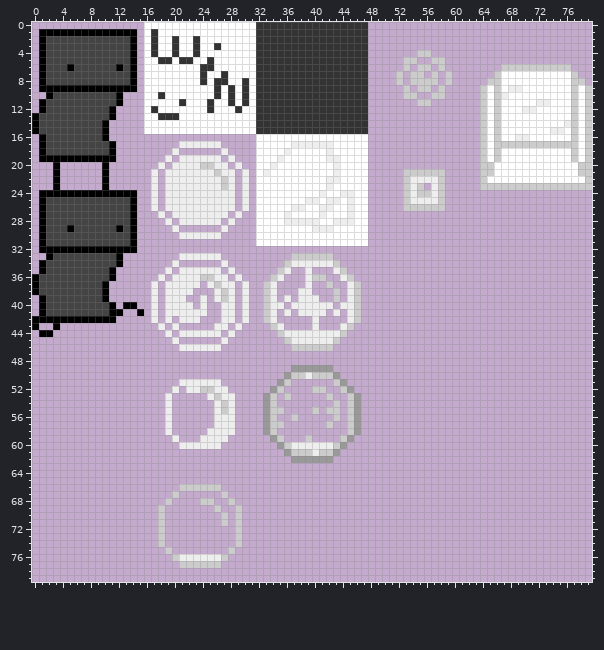
Edited in one commit: sprite sheet (bin/spritesheet.png). Above, as it was before the edit.
The file is 80x80 pixels.
Once edited:
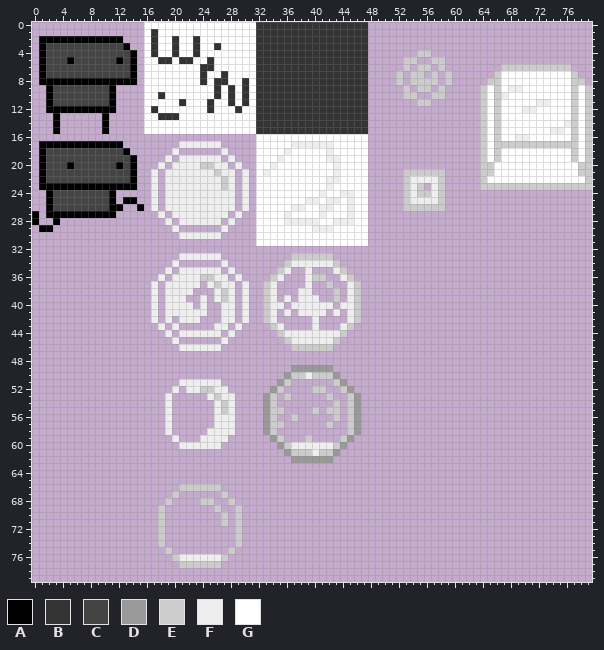
Palette (. is transparent): A #000000  B #333333  C #444444  D #999999  E #cccccc  F #eeeeee  G #ffffff
The exact change:
Colour A now appears in row 17 at x 12; in row 18 at x 13; in row 19 at x 14; in row 20 at x 1, 5, 12 and 14; in rows 21 to 22 at x 1 and 14; in row 23 at x 1 to 2, 4 to 9 and 11 to 14.
Colour A now appears in row 26 at x 15; in rows 27 to 28 at x 0.
The author changed colour C to colour A in row 2 at x 2 to 12; in row 3 at x 13; in row 5 at x 5 and 12; in row 8 at x 2 to 13; in row 10 at x 11; in row 11 at x 2 and 11.
The author changed colour C to colour A in row 12 at x 2 to 10; in row 13 at x 3 and 10; in rows 14 to 15 at x 3; in row 17 at x 2 to 10; in row 25 at x 2, 11 and 13; in row 26 at x 2 and 11 to 12.
The author changed colour C to colour A in row 27 at x 2 to 11; in row 28 at x 3; in row 29 at x 2.
Colour C now appears in row 18 at x 12; in row 19 at x 12 to 13; in row 20 at x 2, 4, 6 to 9, 11 and 13; in rows 21 to 22 at x 2, 4 to 9 and 11 to 13.
The author changed colour A to colour C in row 6 at x 5 and 12; in row 9 at x 3 to 10; in row 18 at x 11; in row 19 at x 2 to 11; in rows 20 to 22 at x 3 and 10; in row 24 at x 3 to 10.
The edit erases colour A in row 1 at x 1 to 14; in rows 2 to 3 at x 14; in row 9 at x 1 and 12 to 14; in row 10 at x 12; in row 11 at x 1 and 12; in row 12 at x 1.
The edit erases colour A in row 13 at x 0 and 11; in rows 14 to 15 at x 0; in row 16 at x 1 and 10; in row 24 at x 1 and 12 to 14; in row 25 at x 1; in rows 26 to 28 at x 1 and 14.
The edit erases colour A in row 29 at x 5, 12 and 14; in rows 30 to 31 at x 1 and 14; in row 32 at x 1 to 14; in row 33 at x 2 and 12; in row 34 at x 1 and 12; in row 35 at x 1 and 11.
The edit erases colour A in row 36 at x 0 and 11; in rows 37 to 38 at x 0 and 10; in row 39 at x 1 and 10; in row 40 at x 1, 11 and 13 to 14; in row 41 at x 1, 11 to 12 and 15; in row 42 at x 0 to 11.
The edit erases colour A in row 43 at x 0 and 3; in row 44 at x 1 to 2.
The edit erases colour C in row 2 at x 13; in rows 13 to 15 at x 1 to 2 and 4 to 9; in row 16 at x 2 to 9; in row 25 at x 12; in row 26 at x 13; in row 27 at x 12 to 13.
The edit erases colour C in row 28 at x 2 and 4 to 13; in row 29 at x 3 to 4, 6 to 11 and 13; in rows 30 to 31 at x 2 to 13; in row 33 at x 3 to 11; in row 34 at x 2 to 11; in row 35 at x 2 to 10.
The edit erases colour C in row 36 at x 1 to 10; in rows 37 to 38 at x 1 to 9; in row 39 at x 2 to 9; in rows 40 to 41 at x 2 to 10.
Boxes around the changes in both pictures, in picture pixels (x1, y1, x2, y2):
changed: (32, 29, 144, 337)
